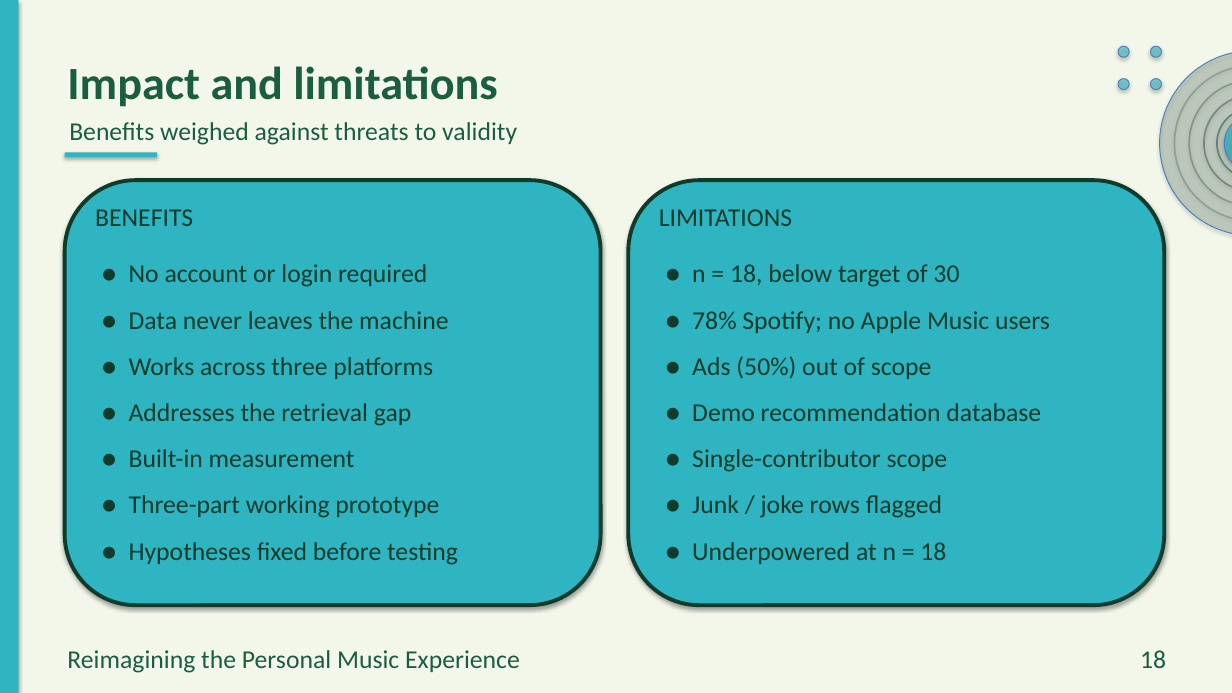
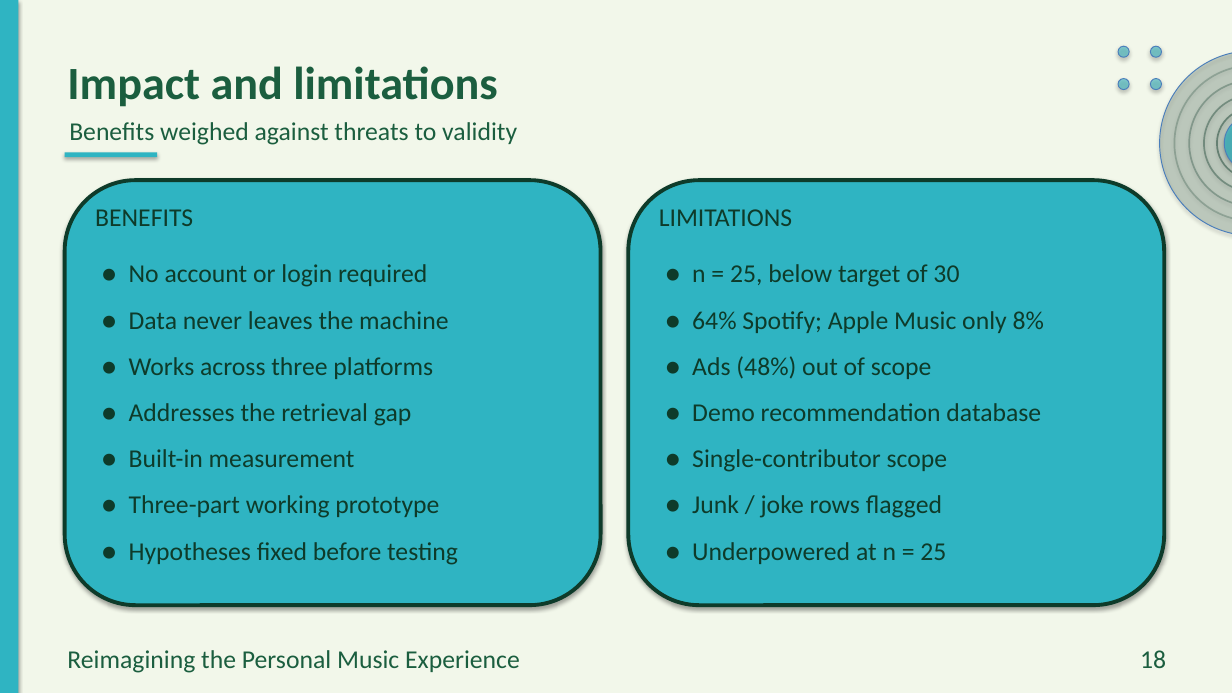
Before and after one commit to preet-kamdar/design-thinking-sem3, a slide deck: slide 18 of docs/Presentation.pptx. Drawn at 1232x693 pixels with LibreOffice and Linux fonts; fonts in the diff are those of the drawing. Boxes give left, top, right and bottom in pixels: in the first picture for what was removed or moved away, otherwise in the second. Text is boxed around its words. In the diff, an @@ line names an element or a change of style, - is before the commit and + after.

```diff
--- a/docs/Presentation.pptx
+++ b/docs/Presentation.pptx
@@ text at box(692, 264, 1044, 379): text changed @@
-● n = 18, below target of 30
-● 78% Spotify; no Apple Music users
-● Ads (50%) out of scope
+● n = 25, below target of 30
+● 64% Spotify; Apple Music only 8%
+● Ads (48%) out of scope
@@ text at box(692, 542, 946, 564): text changed @@
-● Underpowered at n = 18
+● Underpowered at n = 25
```
Also in this commit, not shown: 13 other slides changed, 17 other files.
